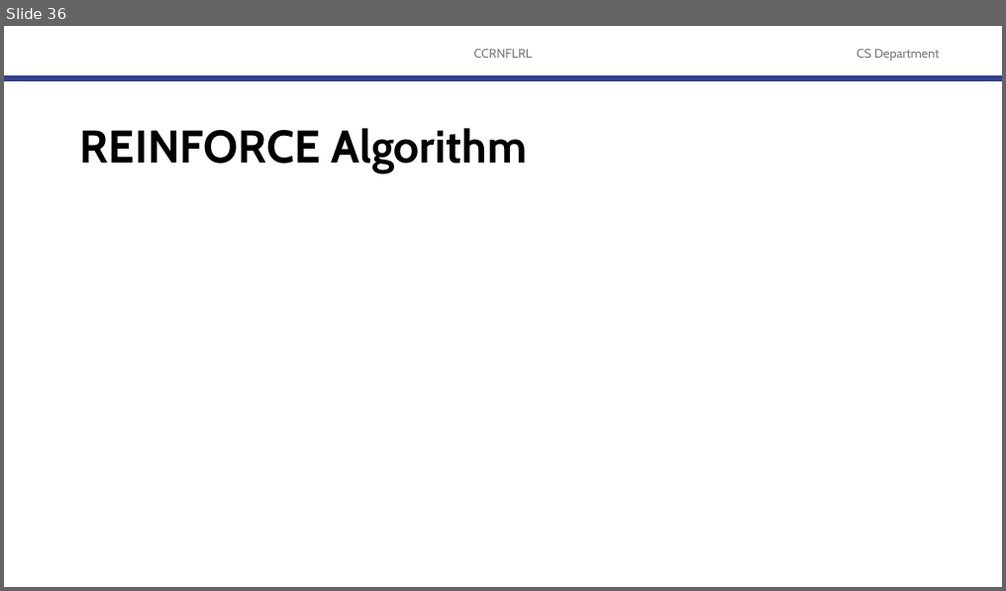
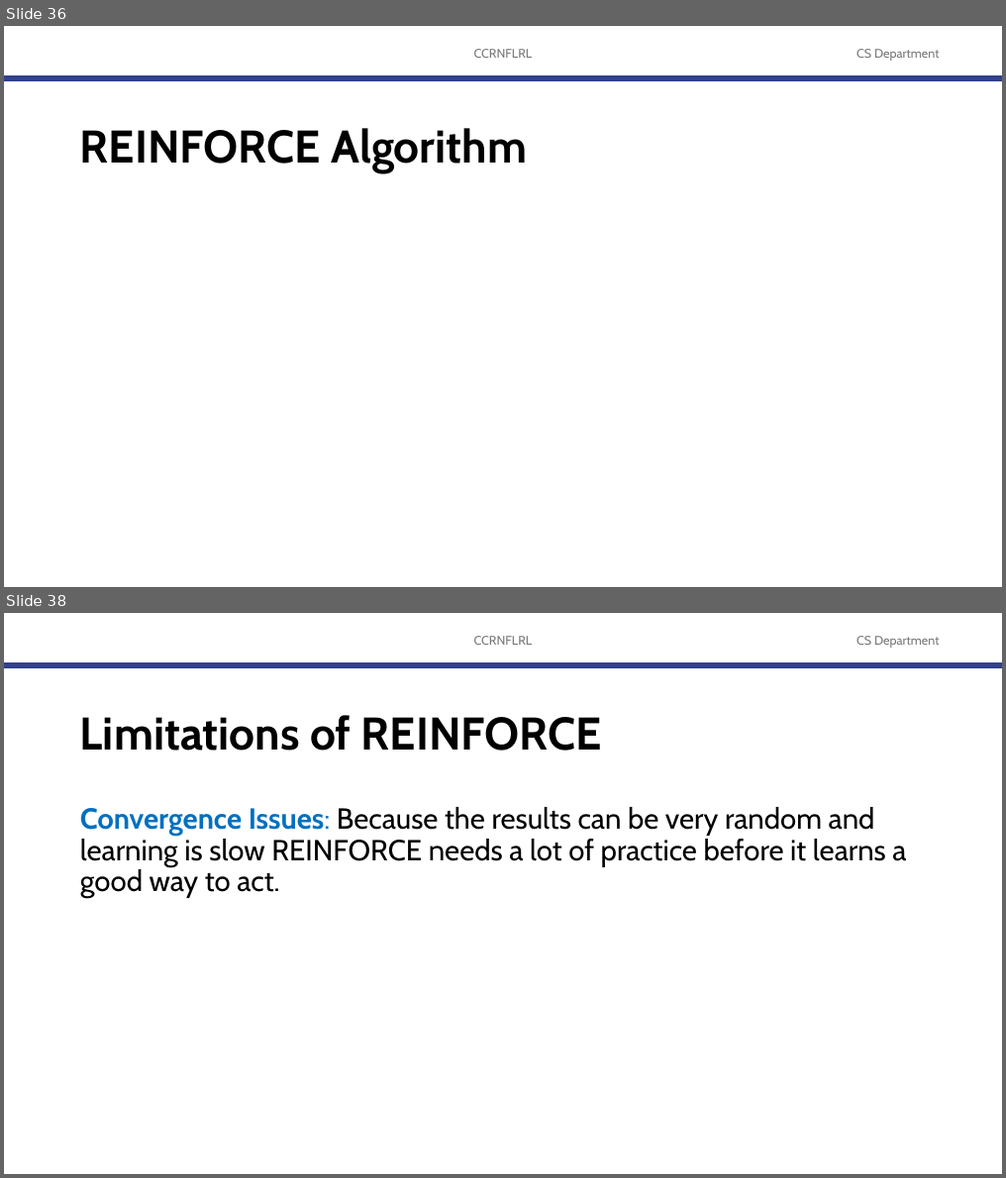
Before and after one commit to robitussin/CCRNFLRL, a slide deck: 7 - Policy Gradient Methods/Policy Gradient Methods.pptx. Shown one above the other, each under a label of ours: slide 36 before the commit, slides 36 and 38 after it; the slides between them are not shown. The pictures are 1006x591 and 1006x1178 pixels, drawn with LibreOffice and Linux fonts; fonts in the diff are those of the drawing; grey boxes stand for pictures; background and template pictures are left out. Boxes give left, top, right and bottom in pixels: in the first picture for what was removed or moved away, otherwise in the second. Text is boxed around its words. In the diff, an @@ line names an element or a change of style, - is before the commit and + after.

```diff
--- a/7 - Policy Gradient Methods/Policy Gradient Methods.pptx
+++ b/7 - Policy Gradient Methods/Policy Gradient Methods.pptx
@@ slide 38 added at box(4, 613, 1002, 1174), background #FFFFFF; not listed: 3 template elements that a slide beside it also shows @@
@@ title added at box(80, 715, 602, 751), 44 pt, text #000000, bold @@
+Limitations of REINFORCE
@@ text added at box(80, 807, 906, 898), 28 pt, text #000000 @@
+Convergence Issues: Because the results can be very random and learning is slow REINFORCE needs a lot of practice before it learns a good way to act.
```
Also in this commit, not shown: 4 other slides added, 2 other files.
